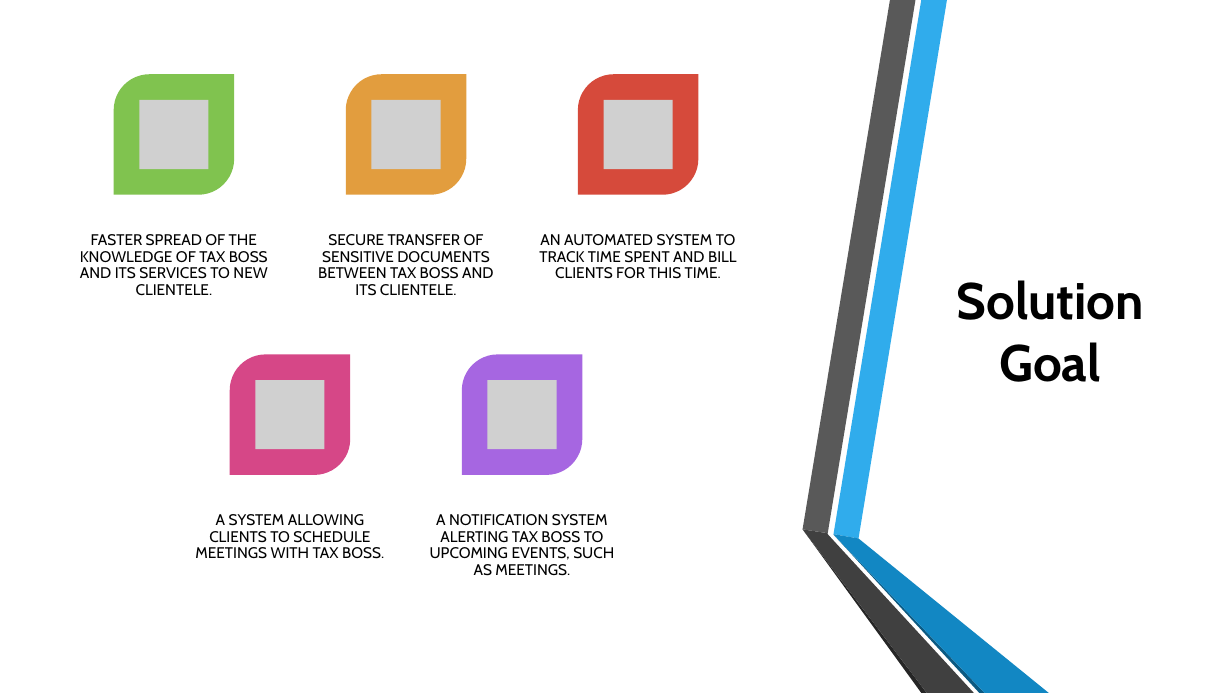
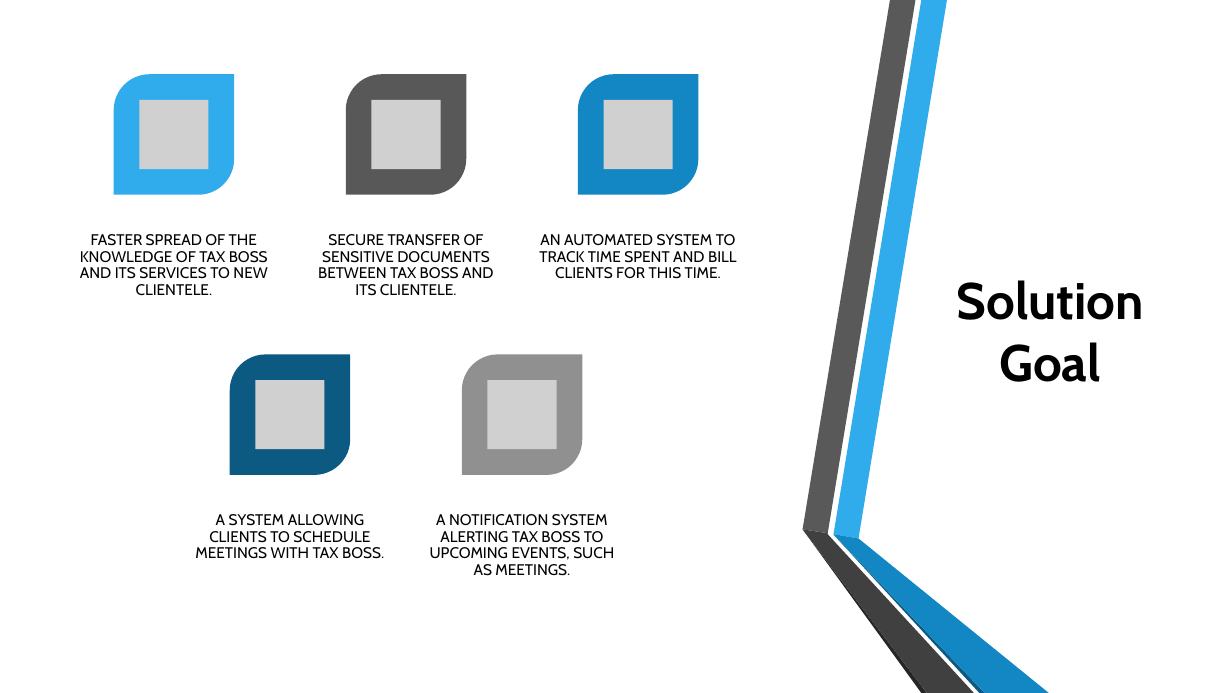
Before and after one commit to CalhounC357/4800_Tax_Boss, a slide deck: slide 6 of De La Riva, Bennett, Calhoun, Young; Tax_Boss.pptx (slide 5 before the commit). Drawn at 1232x693 pixels with LibreOffice and Linux fonts; fonts in the diff are those of the drawing; grey boxes stand for pictures; background and template pictures are left out. Boxes give left, top, right and bottom in pixels: in the first picture for what was removed or moved away, otherwise in the second. Text is boxed around its words. In the diff, an @@ line names an element or a change of style, - is before the commit and + after.

```diff
--- a/De La Riva, Bennett, Calhoun, Young; Tax_Boss.pptx
+++ b/De La Riva, Bennett, Calhoun, Young; Tax_Boss.pptx
@@ round diag rect at [114, 74, 234, 194]: fill #80C34F to #30ACEC @@
@@ round diag rect at [346, 74, 466, 194]: fill #E29D3E to #585858 @@
@@ round diag rect at [578, 74, 698, 194]: fill #D64A3B to #1287C3 @@
@@ round diag rect at [230, 355, 350, 475]: fill #D64787 to #0C5A82 @@
@@ round diag rect at [462, 355, 582, 475]: fill #A666E1 to #909090 @@
```
Also in this commit, not shown: 3 other slides changed, 2 slides added.
